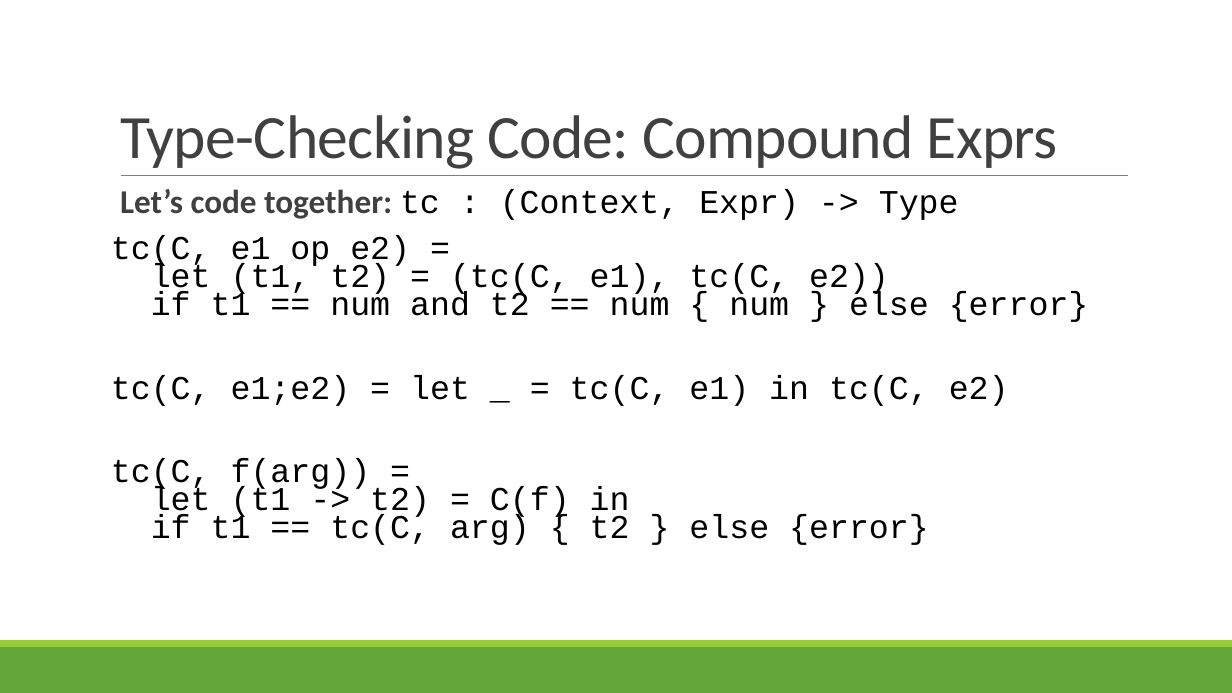
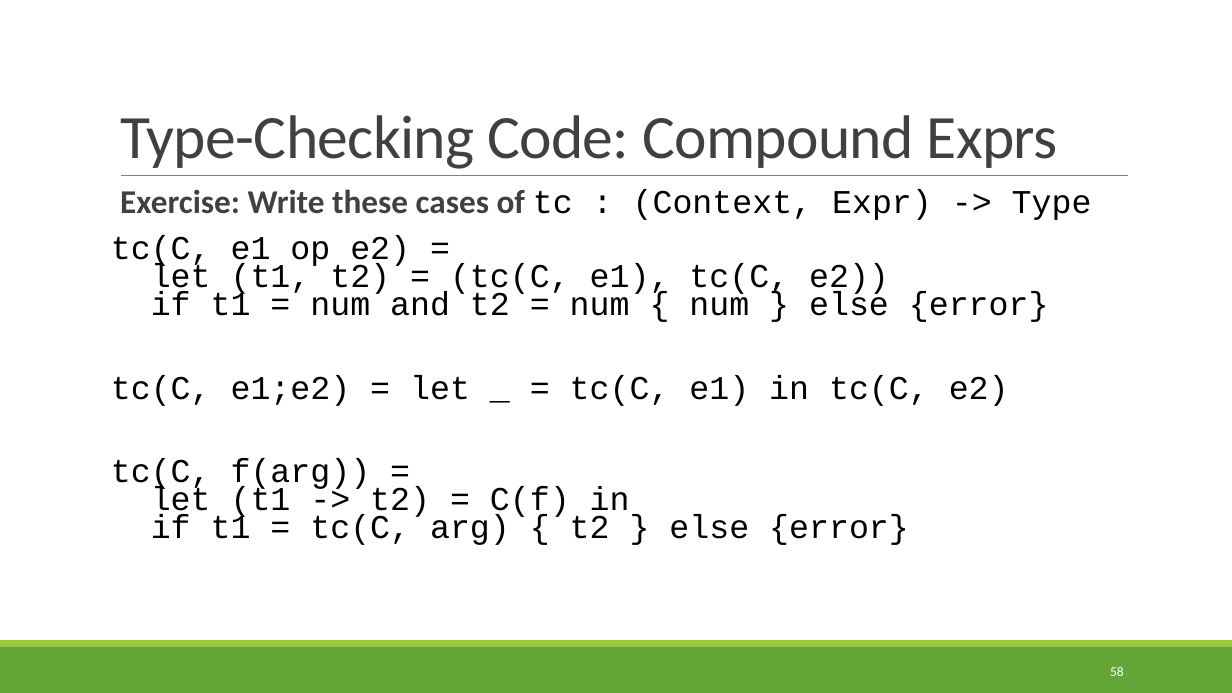
Before and after one commit to rbohrer/pl-course, a slide deck: slide 58 of LectureSlides/07Types.pptx (slide 59 before the commit). Drawn at 1232x693 pixels with LibreOffice and Linux fonts; fonts in the diff are those of the drawing. Boxes give left, top, right and bottom in pixels: in the first picture for what was removed or moved away, otherwise in the second. Text is boxed around its words. In the diff, an @@ line names an element or a change of style, - is before the commit and + after.

```diff
--- a/LectureSlides/07Types.pptx
+++ b/LectureSlides/07Types.pptx
@@ text at (x1=111, y1=189, x2=1092, y2=545): text changed @@
-  Let’s code together: tc : (Context, Expr) -> Type
-tc(C, e1 op e2) =
-let (t1, t2) = (tc(C, e1), tc(C, e2))
-if t1 == num and t2 == num { num } else {error}
-tc(C, e1;e2) = let _ = tc(C, e1) in tc(C, e2)
-tc(C, f(arg)) =
-let (t1 -> t2) = C(f) in
-if t1 == tc(C, arg) { t2 } else {error}
+  Exercise: Write these cases of tc : (Context, Expr) -> Type
+tc(C, e1 op e2) =
+let (t1, t2) = (tc(C, e1), tc(C, e2))
+if t1 = num and t2 = num { num } else {error}
+tc(C, e1;e2) = let _ = tc(C, e1) in tc(C, e2)
+tc(C, f(arg)) =
+let (t1 -> t2) = C(f) in
+if t1 = tc(C, arg) { t2 } else {error}
@@ page number added at (x1=1110, y1=667, x2=1124, y2=676), 10.5 pt, text #FFFFFF @@
+58
```
Also in this commit, not shown: 70 other slides changed, 1 slide removed.
